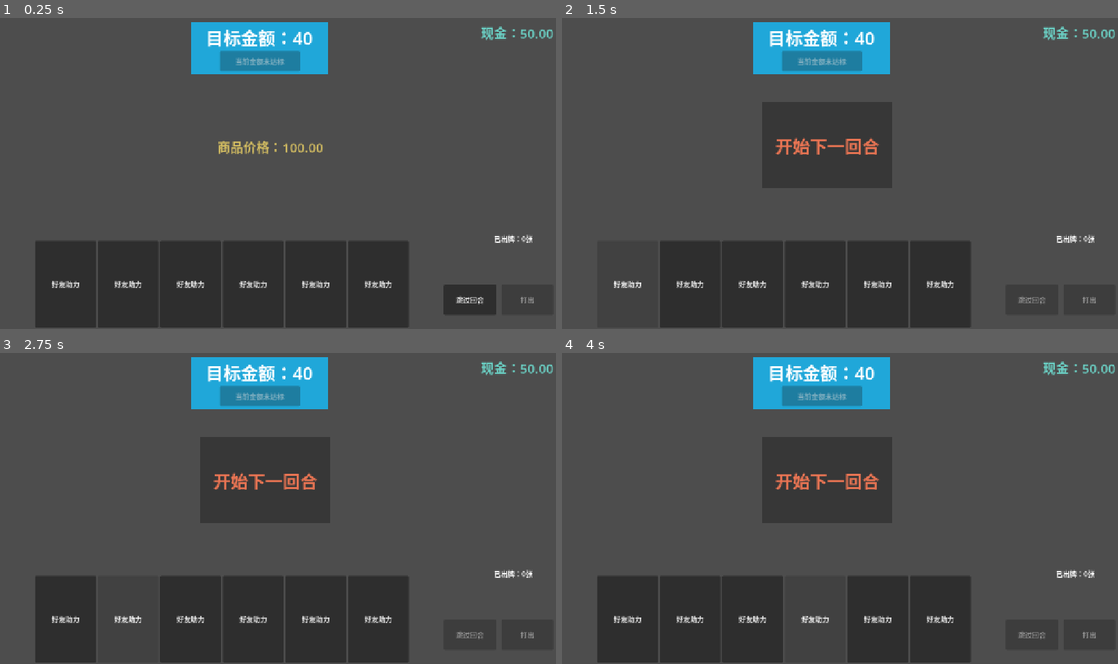
Above: before the commit, frames 1-4 (two rows, left to right).
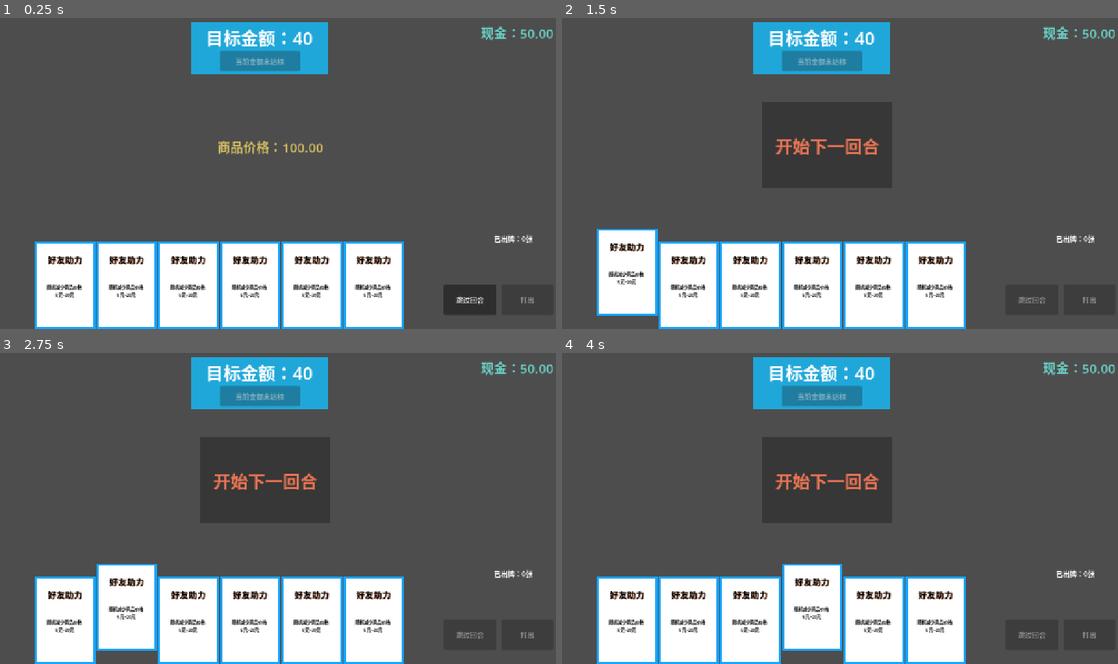
Above: after the commit, the same moments.

Repository: Psi-Dean/ProjectCutOff
Game: Godot game, scene res://scenes/main.tscn
The game is run twice, just before and just after one commit, with the same random seed, the same clock (stepped at 60 frames per second) and the same inputs.
Inputs (mouse positions are in pixels of both pictures, inside the frame that each line leads up to):
- Up to frame 1 (0.25 s): no input
- Up to frame 2 (1.5 s): click "跳过回合" at 0.5 s; click (628, 285) at 1.25 s, where only the run before the commit has a clickable "好友助力"
- Up to frame 3 (2.75 s): click (127, 620) at 2 s, where only the run before the commit has a clickable "好友助力"
- Up to frame 4 (4 s): click (751, 620) at 2.75 s, where only the run before the commit has a clickable "好友助力"; click (817, 620) at 3.5 s, where only the run before the commit has a clickable "好友助力"

The runs differ from the first frame. In frame 1, 19% of the frame differs, in the area x 6-74%, y 71-100%; in frame 2, 19%; in frame 3, 19%; in frame 4, 18%.

Commit message:
# 完成card场景实例化并接入主流程 # hand_area节点从HBOX调整为Control节点 # 实现卡牌堆叠功能

Diff:
--- a/scenes/card_template.tscn
+++ b/scenes/card_template.tscn
@@ -3,14 +3,11 @@
 [ext_resource type="Script" uid="uid://f573iqcxfcns" path="res://scripts/card_template.gd" id="1_y1fi3"]
 
 [node name="Card" type="Control" unique_id=1823589954]
+custom_minimum_size = Vector2(140, 200)
 layout_mode = 3
-anchors_preset = 15
-anchor_right = 1.0
-anchor_bottom = 1.0
-offset_right = -1140.0
-offset_bottom = -520.0
-grow_horizontal = 2
-grow_vertical = 2
+anchors_preset = 0
+offset_right = 140.0
+offset_bottom = 200.0
 script = ExtResource("1_y1fi3")
 
 [node name="CardColorBG" type="ColorRect" parent="." unique_id=587988184]
@@ -65,9 +62,9 @@
 anchor_top = 0.5
 anchor_right = 0.5
 anchor_bottom = 0.5
-offset_left = -48.0
+offset_left = -44.0
 offset_top = -30.0
-offset_right = 48.0
+offset_right = 41.0
 offset_bottom = 57.0
 grow_horizontal = 2
 grow_vertical = 2
--- a/scenes/main.tscn
+++ b/scenes/main.tscn
@@ -26,11 +26,9 @@
 
 [node name="UI" type="Control" parent="." unique_id=918623074]
 layout_mode = 3
-anchors_preset = 8
-anchor_left = 0.5
-anchor_top = 0.5
-anchor_right = 0.5
-anchor_bottom = 0.5
+anchors_preset = 15
+anchor_right = 1.0
+anchor_bottom = 1.0
 grow_horizontal = 2
 grow_vertical = 2
 
@@ -88,20 +86,12 @@
 offset_bottom = 688.0
 text = "跳过回合"
 
-[node name="HandArea" type="HBoxContainer" parent="UI" unique_id=1486291893]
+[node name="HandArea" type="Container" parent="UI" unique_id=1482669060]
 layout_mode = 1
-anchors_preset = 8
-anchor_left = 0.5
-anchor_top = 0.5
-anchor_right = 0.5
-anchor_bottom = 0.5
 offset_left = 6.0
-offset_top = 523.0
-offset_right = 1017.0
-offset_bottom = 710.0
-grow_horizontal = 2
-grow_vertical = 2
-alignment = 1
+offset_top = 519.0
+offset_right = 1006.0
+offset_bottom = 706.0
 
 [node name="RandomCutValue" type="Label" parent="UI" unique_id=1395943249]
 layout_mode = 0
--- a/scripts/card_template.gd
+++ b/scripts/card_template.gd
@@ -7,6 +7,22 @@
 @onready var value_label: Label = $ValueLabel
 
 var card_index:int = -1
+# 位移距离变量
+var hover_offset:float = 30
+# 放大比例变量
+var scale_factor: Vector2 = Vector2(1.4, 1.4)
+# 定义补间动画变量
+var tween: Tween
+
+var is_selected: bool = false
+var is_hovering: bool = false
+
+func _ready() -> void:
+	mouse_entered.connect(self._on_mouse_entered)
+	mouse_exited.connect(self._on_mouse_exited)
+	# Godot中所有节点的默认轴心点(pivot)都在左上角(0,0)
+	# 将卡牌轴心点设置为custom_minimum_size的一半，即中心点
+	pivot_offset = size / 2
 
 # 获取game_manager传入的卡牌字典值和卡牌索引
 func setup_card(data:Dictionary, index:int):
@@ -15,6 +31,86 @@
 	value_label.text = data["description"]
 # 监听鼠标输入
 func _gui_input(event: InputEvent) -> void:
-	if event is InputEventMouseButton:
-		if event.button_index == MOUSE_BUTTON_LEFT and event.pressed:
+	if (event is InputEventMouseButton):
+		if (event.button_index == MOUSE_BUTTON_LEFT and event.pressed):
 			emit_signal("card_clicked", card_index)
+
+func set_card_style(selected:bool):
+	is_selected = selected
+	if is_selected:
+		z_index = 1
+		card_color_bg.color = Color("fd1d44ff")
+		#if tween:
+			#tween.kill()
+		#tween = create_tween()
+		#tween.tween_property(self, "scale", scale_factor, 0.2)\
+			#.set_trans(Tween.TRANS_BACK)\
+			#.set_ease(Tween.EASE_OUT)
+	else:
+		z_index = 0
+		card_color_bg.color = Color("17a5feff")
+		#if tween:
+			#tween.kill()
+		#tween = create_tween()
+		#tween.tween_property(self, "scale", Vector2(1, 1), 0.3)\
+			#.set_trans(Tween.TRANS_SINE)\
+			#.set_ease(Tween.EASE_OUT)
+	update_card_visuals()
+
+func _on_mouse_entered():
+	# 单独使用这种写法存在隐患：如果鼠标进出极快，导致旧动画未播放完，新动画抢夺控制
+	# 会导致卡牌抖动或者停止半空中
+	#create_tween().tween_property(self, "position:y", -hover_offset, 0.1)
+
+	# 优化方法
+	# 如果存在旧动画播放，直接终止
+	#if tween:
+		#tween.kill()
+	#tween = create_tween()
+	# 将卡牌移到上层
+	#z_index = 1
+	# 动画1向上位移
+	# tween函数末尾增加\使用链式调用：设置过渡为 BACK (回弹)，缓动为 OUT (末端减速)
+	#tween.tween_property(self, "position:y", -hover_offset, 0.2)\
+		#.set_trans(Tween.TRANS_BACK)\
+		#.set_ease(Tween.EASE_OUT)
+	#tween.tween_property(self, "scale", scale_factor, 0.2)\
+		#.set_trans(Tween.TRANS_BACK)\
+		#.set_ease(Tween.EASE_OUT)
+	z_index = 1
+	is_hovering = true
+	update_card_visuals()
+
+func _on_mouse_exited():
+	#create_tween().tween_property(self, "position:y", 0, 0.1)
+	#if tween:
+		#tween.kill()
+	#tween = create_tween()
+	#z_index = 0
+	# 离开时用 SINE，让它平稳落回，不要太晃
+	#tween.tween_property(self, "position:y", 0, 0.3)\
+		#.set_trans(Tween.TRANS_SINE)\
+		#.set_ease(Tween.EASE_OUT)
+	#tween.tween_property(self, "scale", Vector2(1, 1), 0.3)\
+		#.set_trans(Tween.TRANS_SINE)\
+		#.set_ease(Tween.EASE_OUT)
+	z_index = 0
+	is_hovering = false
+	update_card_visuals()
+
+func update_card_visuals():
+	if tween:
+		tween.kill()
+	tween = create_tween().set_parallel(true)
+	# 逻辑1,只要悬停或者选中，卡牌保持升起
+	#var target_y = -hover_offset
+	#if is_hovering or is_selected:
+		#target_y = -hover_offset
+	#else:
+		#target_y = 0
+	# 采用三元逻辑写法，简化上面的if else
+	var target_y = -hover_offset if(is_hovering or is_selected) else 0
+	tween.tween_property(self, "position:y", target_y, 0.2).set_trans(Tween.TRANS_SINE)
+	# 逻辑2，只有选中卡牌才放大
+	var target_scale = scale_factor if is_selected else Vector2(1,1)
+	tween.tween_property(self, "scale", target_scale, 0.2).set_trans(Tween.TRANS_SINE)
--- a/scripts/game_manager.gd
+++ b/scripts/game_manager.gd
@@ -12,6 +12,7 @@
 @onready var pay_text: Label = $"../UI/PayPanel/PayText"
 @onready var game_over_label: Label = $"../GameOverLabel"
 
+const CardScene = preload("res://scenes/card_template.tscn")
 const CardsData = preload("res://scripts/cards_data.gd")
 var play_state = GameState.PlayState.PLAYER_TURN
 var current_price:float = 100.00
@@ -88,6 +89,7 @@
 		selected_card_index = -1
 	else:
 		selected_card_index = index
+	print("选择卡牌：", selected_card_index)
 	update_cards_display()
 	update_play_state()
 
@@ -154,37 +156,75 @@
 	print("随机砍价：", random_value)
 	print("最终砍价：", final_cut_value)
 	current_price -= final_cut_value
-	player_cards.remove_at(selected_card_index)
 	print("当前剩余卡牌:", player_cards.size())
-	selected_card_index = -1
 	move_count += 1
 	random_cut_value.visible = true
+	# 1. 先拿到对应的节点
+	var card_node = hand_area.get_child(selected_card_index)
+	# 2. 删掉数据
+	player_cards.remove_at(selected_card_index)
+	# 3. 节点删除标记，延迟生效，在帧结束之后执行删除
+	card_node.queue_free()
+	# 4. 关键：重置选中索引并重新排列剩余卡牌
+	selected_card_index = -1
+	rearrange_cards() # 这样剩下的牌会平滑地滑过去填补空缺
 	if (current_price < 0.00):
 		current_price = 0.00
 	return true
 
 func update_cards_display():
+	# 第一版手牌显示，通过button创建
 	# 1.清空手牌显示
-	for child in hand_area.get_children():
-		child.queue_free()
+	#for child in hand_area.get_children():
+		#child.queue_free()
 	# 2.遍历玩家手牌
-	for i in range(player_cards.size()):
-		var _card = player_cards[i]
+	#for i in range(player_cards.size()):
+		#var _card = player_cards[i]
 		# 3.创建按钮
-		var btn = Button.new()
-		if (i == selected_card_index):
-			btn.self_modulate = Color.LIGHT_GREEN
-		else:
-			btn.self_modulate = Color.WHITE
-		btn.text = _card["name"]
-		btn.custom_minimum_size = Vector2(140, 200)
+		#var btn = Button.new()
+		#if (i == selected_card_index):
+			#btn.self_modulate = Color.LIGHT_GREEN
+		#else:
+			#btn.self_modulate = Color.WHITE
+		#btn.text = _card["name"]
+		#btn.custom_minimum_size = Vector2(140, 200)
 		# 4.绑定按钮与卡牌索引
-		btn.set_meta("card_index", i)
-		btn.connect("pressed",Callable(self,"select_card").bind(i))
+		#btn.set_meta("card_index", i)
+		#btn.connect("pressed",Callable(self,"select_card").bind(i))
 		# 5.加入UI
-		hand_area.add_child(btn)
-# 用于测试抽卡
-
+		#hand_area.add_child(btn)
+	# 第二版手牌显示，使用独立场景创建卡牌，获取点击卡牌的数组下标发送信号
+	# 获取当前场景中已有卡牌数量
+	# 提出已加入删除标记的节点
+	var all_children = hand_area.get_children()
+	var current_card_nodes = []
+	for child in all_children:
+		if not child.is_queued_for_deletion():
+			current_card_nodes.append(child)
+	# 只有玩家卡牌数与场景节点数不一致时，执行清空，并重新生成
+	if current_card_nodes.size() != player_cards.size():
+		# 1.清空手牌显示
+		for child in hand_area.get_children():
+			child.queue_free()
+		# 2.遍历玩家手牌
+		for i in range(player_cards.size()):
+			# 3.创建卡牌
+			var card = CardScene.instantiate()
+			var is_selected:bool = (i == selected_card_index)
+			# 4.加入UI
+			hand_area.add_child(card)
+			# 5.接入数据
+			card.setup_card(player_cards[i], i)
+			card.set_card_style(is_selected)
+			# 6.连接信号
+			card.card_clicked.connect(self.select_card)
+	else :
+		# 如果手牌数量和手牌节点数量一致，只更新样式
+		for i in range(current_card_nodes.size()):
+			var _card = current_card_nodes[i]
+			_card.setup_card(player_cards[i], i)
+			_card.set_card_style(i == selected_card_index)
+	rearrange_cards()
 func update_random_value():
 	random_cut_value.text = \
 	"%s%s" % [
@@ -277,3 +317,35 @@
 	update_play_state()
 	update_play_times()
 	update_price_display()
+
+func rearrange_cards():
+	var all_children = hand_area.get_children()
+	var _cards = []
+	for child in all_children:
+		if not child.is_queued_for_deletion():
+			_cards.append(child)
+	var _count = _cards.size()
+	if _count == 0:
+		return
+	var _area_width = hand_area.size.x
+	var _card_width = 142
+	var _spacing = _card_width
+
+	# 计算起始偏移，让手牌整体居中
+	var _total_content_width = min(_area_width, _count * _card_width)
+	var _start_x = (_area_width - _total_content_width) / 2
+
+	# 计算间距
+	if _count * _card_width > _area_width:
+		_spacing = (_area_width - _card_width) / (_count - 1)
+
+	# 开始排列
+	for i in range(_count):
+		var card = _cards[i]
+		var target_x = _start_x + i * _spacing
+
+		# 使用Tween动画处理平滑
+		var t = create_tween().set_ease(Tween.EASE_OUT).set_trans(Tween.TRANS_SINE)
+		t.tween_property(card, "position:x", target_x, 0.2)
+		# 纵向位置重置为0，防止排列位置时出现跳动
+		#t.parallel().tween_property(card, "position:y", 0, 0.2)
